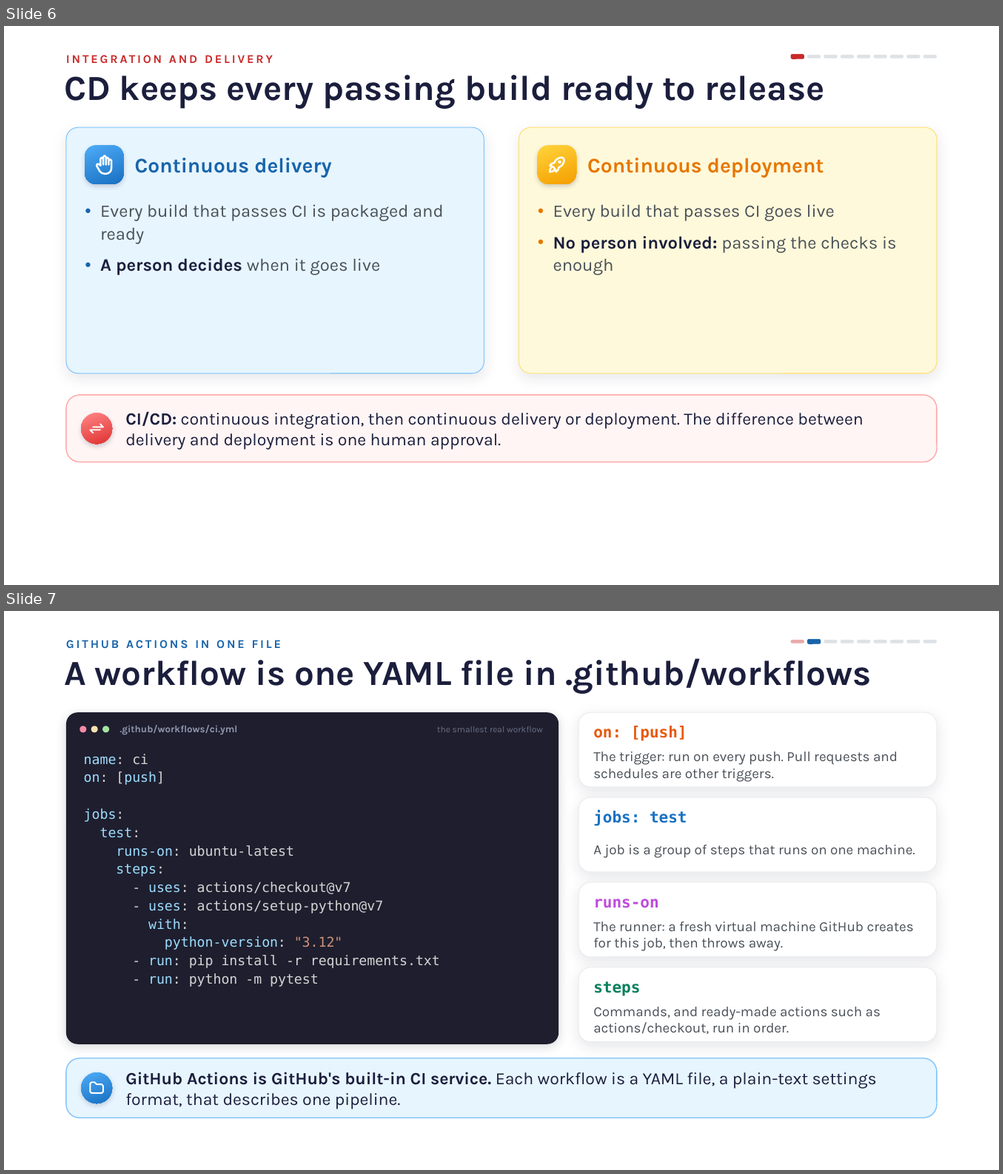
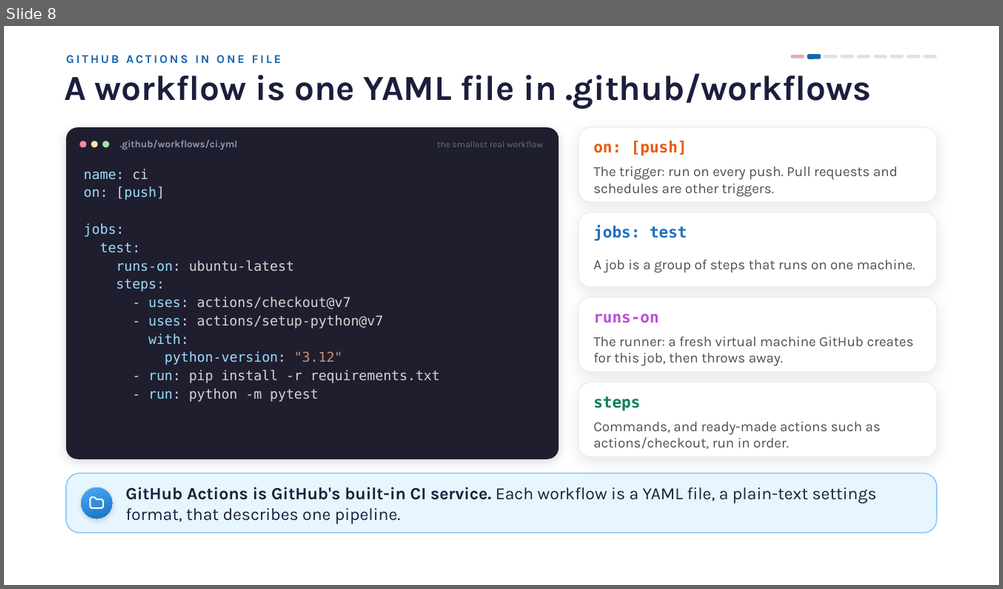
Before and after one commit to EnochOlaoye/ai-assisted-programming-module, a slide deck: lectures-and-labs/week10/cicd-lecture.pptx. Shown one above the other, each under a label of ours: slides 6 and 7 before the commit, slide 8 after it. The pictures are 1003x1174 and 1003x589 pixels, drawn with LibreOffice and Linux fonts; fonts in the diff are those of the drawing; background and template pictures are left out. Boxes give left, top, right and bottom in pixels: in the first picture for what was removed or moved away, otherwise in the second. Text is boxed around its words. In the diff, an @@ line names an element or a change of style, - is before the commit and + after.

```diff
--- a/lectures-and-labs/week10/cicd-lecture.pptx
+++ b/lectures-and-labs/week10/cicd-lecture.pptx
@@ slide 6 removed at [4, 26, 999, 585], background picture (left out) @@
@@ text removed at [66, 50, 740, 67] @@
-INTEGRATION AND DELIVERY
@@ rounded rectangle removed at [791, 54, 804, 59] @@
@@ rounded rectangle removed at [807, 55, 820, 59] @@
@@ rounded rectangle removed at [824, 55, 837, 59] @@
@@ rounded rectangle removed at [840, 55, 854, 59] @@
@@ rounded rectangle removed at [856, 55, 871, 59] @@
@@ rounded rectangle removed at [874, 55, 887, 59] @@
@@ rounded rectangle removed at [890, 55, 903, 59] @@
@@ rounded rectangle removed at [907, 55, 920, 59] @@
@@ rounded rectangle removed at [923, 55, 936, 59] @@
@@ title removed at [64, 75, 825, 108] @@
-CD keeps every passing build ready to release
@@ rounded rectangle removed at [66, 127, 484, 374] @@
@@ rounded rectangle removed at [519, 127, 936, 374] @@
@@ rounded rectangle removed at [85, 145, 123, 184] @@
@@ freeform shape removed at [94, 154, 115, 176] @@
@@ text removed at [135, 158, 331, 178] @@
-Continuous delivery
@@ rounded rectangle removed at [538, 145, 576, 184] @@
@@ freeform shape removed at [546, 154, 567, 176] @@
@@ text removed at [587, 158, 824, 178] @@
-Continuous deployment
@@ text removed at [100, 204, 444, 275] @@
-● Every build that passes CI is packaged and ready
-● A person decides when it goes live
@@ text removed at [553, 204, 896, 275] @@
-● Every build that passes CI goes live
-● No person involved: passing the checks is enough
@@ rounded rectangle removed at [66, 395, 936, 463] @@
@@ ellipse removed at [81, 413, 112, 445] @@
@@ freeform shape removed at [88, 420, 105, 437] @@
@@ text removed at [125, 412, 862, 450] @@
-CI/CD: continuous integration, then continuous delivery or deployment. The difference between delivery and deployment is one human approval.
@@ what was slide 7 is now slide 8 @@
```
Also in this commit, not shown: 9 slides changed, 7 slides added, 2 other slides removed, 6 other files.
